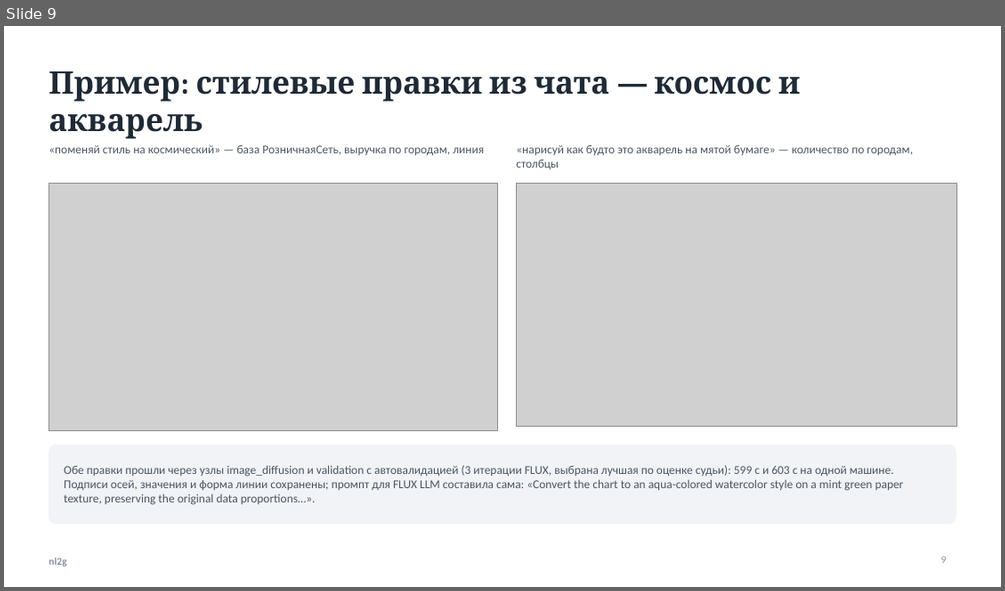
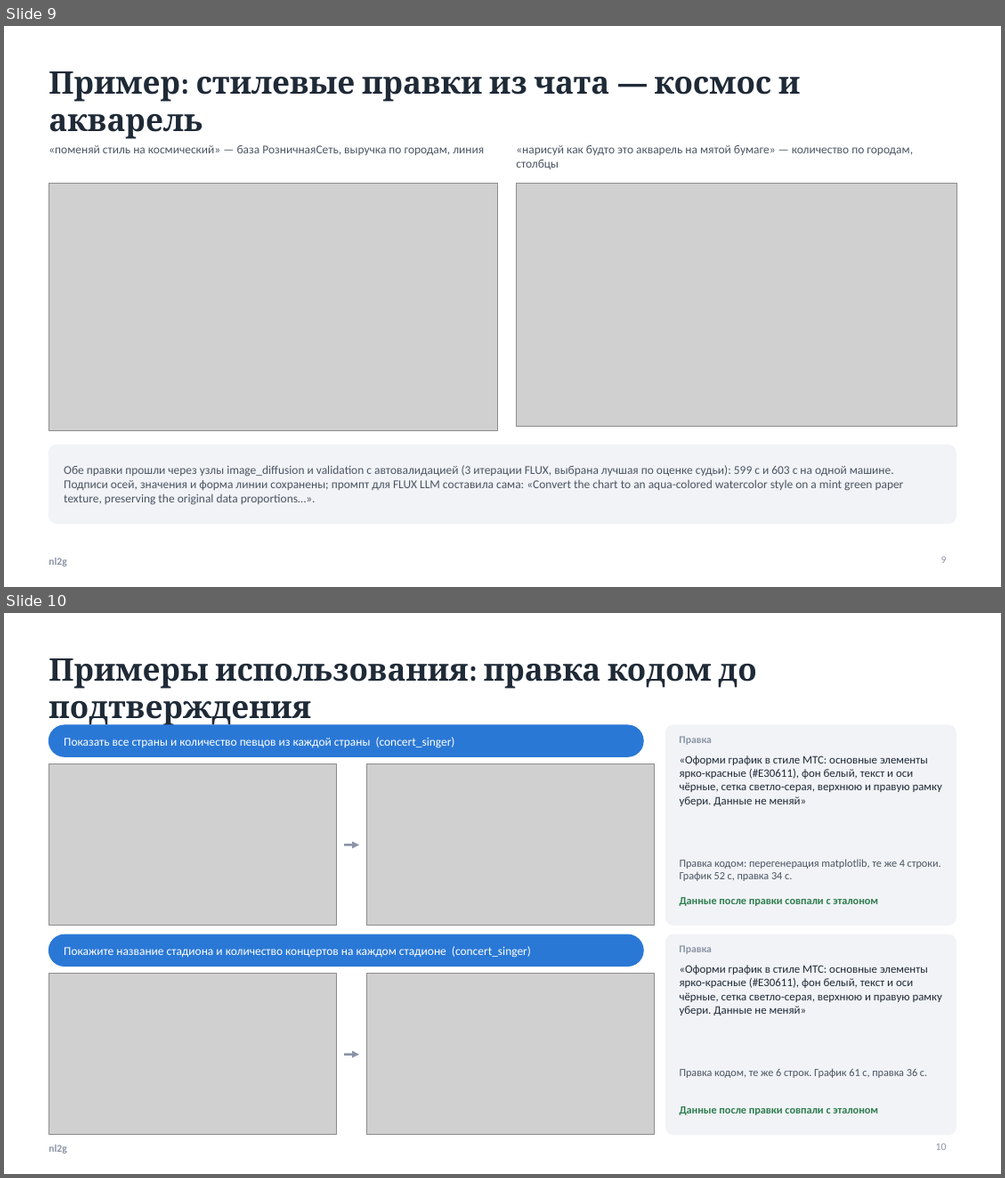
Before and after one commit to kocharyandr/nl2g, a slide deck: docs/ПРЕЗЕНТАЦИЯ_СЕРВИСА.pptx. Shown one above the other, each under a label of ours: slide 9 before the commit, slides 9 and 10 after it. The pictures are 1005x591 and 1005x1178 pixels, drawn with LibreOffice and Linux fonts; fonts in the diff are those of the drawing; grey boxes stand for pictures. Boxes give left, top, right and bottom in pixels: in the first picture for what was removed or moved away, otherwise in the second. Text is boxed around its words. In the diff, an @@ line names an element or a change of style, - is before the commit and + after.

```diff
--- a/docs/ПРЕЗЕНТАЦИЯ_СЕРВИСА.pptx
+++ b/docs/ПРЕЗЕНТАЦИЯ_СЕРВИСА.pptx
@@ slide 10 added at <box>4,613,1001,1174</box>, background #FFFFFF; not listed: 1 template element that a slide beside it also shows @@
@@ title added at <box>48,658,756,728</box>, 30 pt, text #1F2A37, bold @@
+Примеры использования: правка кодом до подтверждения
@@ rounded rectangle added at <box>48,725,643,756</box>, fill #2A78D6, outline #2A78D6 1 pt @@
@@ text added at <box>64,737,455,748</box>, 11.5 pt, text #FFFFFF @@
+Показать все страны и количество певцов из каждой страны (concert_singer)
@@ rounded rectangle added at <box>666,725,956,925</box>, fill #F1F3F6, outline #F1F3F6 1 pt @@
@@ text added at <box>679,736,711,745</box>, 10 pt, text #8A94A6, bold @@
+Правка
@@ picture added at <box>48,764,337,925</box> @@
@@ picture added at <box>367,764,655,925</box> @@
@@ text added at <box>680,755,942,806</box>, 11 pt, text #1F2A37 @@
+«Оформи график в стиле МТС: основные элементы ярко-красные (#E30611), фон белый, текст и оси чёрные, сетка светло-серая, верхнюю и правую рамку убери. Данные не меняй»
@@ arrow added from (344, 844) to (359, 844), #8A94A6 2.25 pt @@
@@ text added at <box>680,859,941,881</box>, 10.5 pt, text #4B5563 @@
+Правка кодом: перегенерация matplotlib, те же 4 строки. График 52 с, правка 34 с.
@@ text added at <box>680,897,878,906</box>, 10.5 pt, text #2E7D4F, bold @@
+Данные после правки совпали с эталоном
@@ rounded rectangle added at <box>48,934,643,966</box>, fill #2A78D6, outline #2A78D6 1 pt @@
@@ text added at <box>64,946,531,957</box>, 11.5 pt, text #FFFFFF @@
+Покажите название стадиона и количество концертов на каждом стадионе (concert_singer)
@@ rounded rectangle added at <box>666,934,956,1135</box>, fill #F1F3F6, outline #F1F3F6 1 pt @@
@@ text added at <box>679,945,711,954</box>, 10 pt, text #8A94A6, bold @@
+Правка
@@ picture added at <box>48,973,337,1135</box> @@
@@ picture added at <box>367,973,655,1135</box> @@
@@ text added at <box>680,965,942,1015</box>, 11 pt, text #1F2A37 @@
+«Оформи график в стиле МТС: основные элементы ярко-красные (#E30611), фон белый, текст и оси чёрные, сетка светло-серая, верхнюю и правую рамку убери. Данные не меняй»
@@ arrow added from (344, 1054) to (359, 1054), #8A94A6 2.25 pt @@
@@ text added at <box>680,1068,927,1078</box>, 10.5 pt, text #4B5563 @@
+Правка кодом, те же 6 строк. График 61 с, правка 36 с.
@@ text added at <box>680,1106,878,1115</box>, 10.5 pt, text #2E7D4F, bold @@
+Данные после правки совпали с эталоном
@@ page number added at <box>936,1143,947,1150</box>, 10 pt, text #8A94A6 @@
+10
```
Also in this commit, not shown: 3 other slides added, 1 other file.
